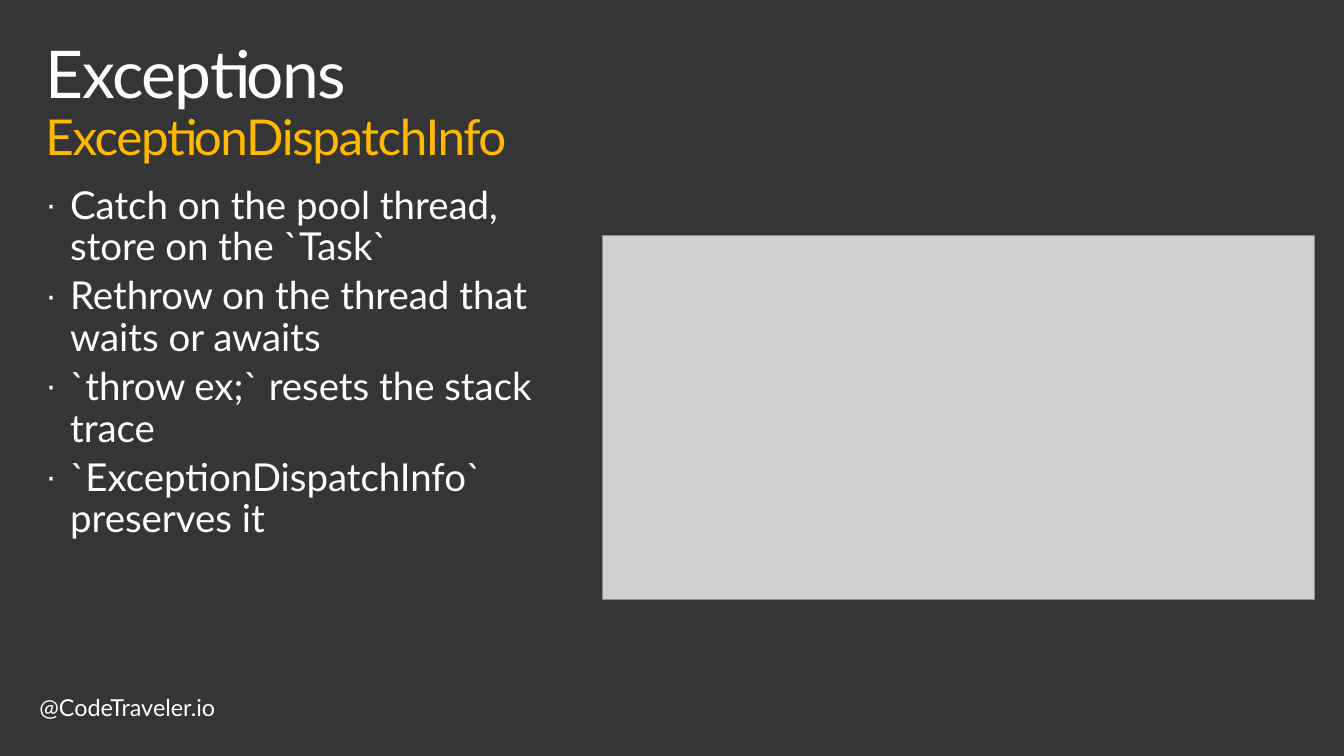
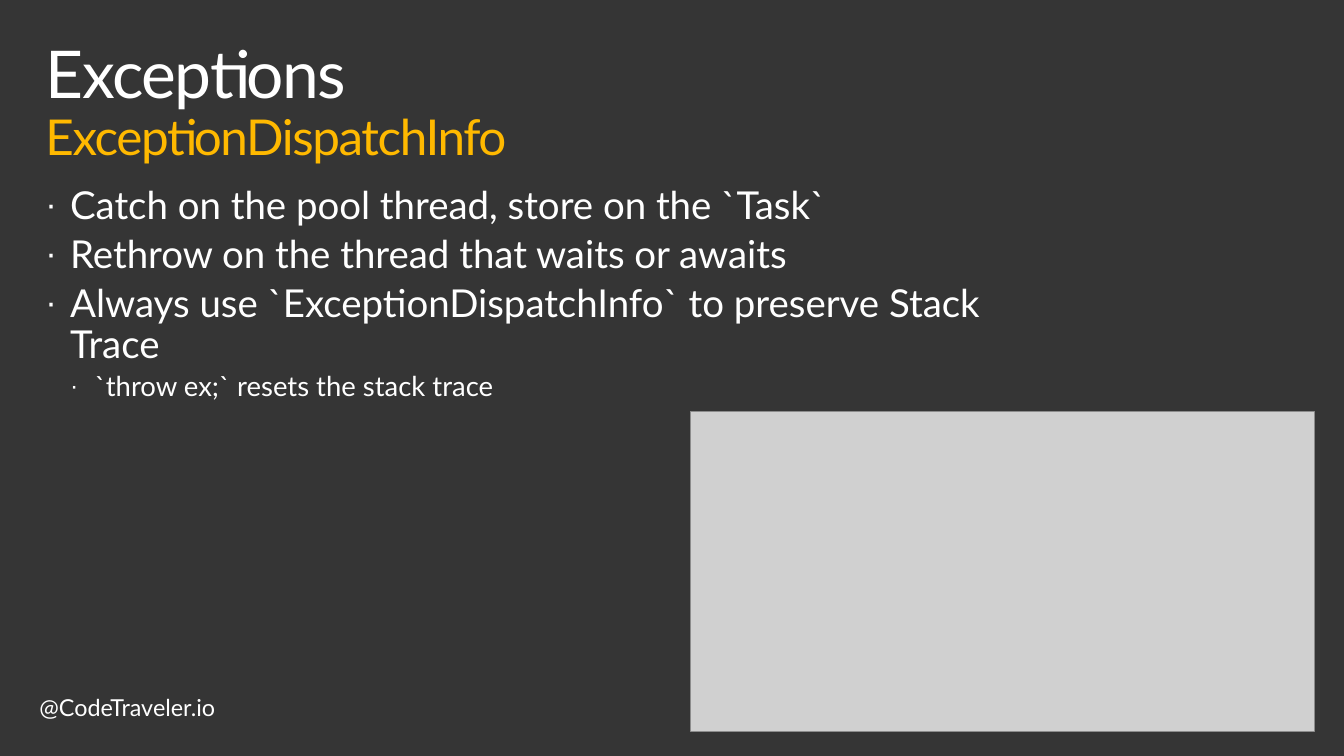
Before and after one commit to TheCodeTraveler/BecomeAnExpertWithAsyncAwait, a slide deck: slide 9 of 4. Creating Custom Implementation of Task/CreatingTaskFromScratch.pptx. Drawn at 1344x756 pixels with LibreOffice and Linux fonts; fonts in the diff are those of the drawing; grey boxes stand for pictures; background and template pictures are left out. Boxes give left, top, right and bottom in pixels: in the first picture for what was removed or moved away, otherwise in the second. Text is boxed around its words. In the diff, an @@ line names an element or a change of style, - is before the commit and + after.

```diff
--- a/4. Creating Custom Implementation of Task/CreatingTaskFromScratch.pptx
+++ b/4. Creating Custom Implementation of Task/CreatingTaskFromScratch.pptx
@@ text at box(70, 288, 980, 359): paragraph added @@
+· Always use `ExceptionDispatchInfo` to preserve Stack Trace
@@ text at box(95, 375, 493, 400): size 28 to 20 pt in "`throw ex;` resets the stack trace"; list level 1 to 2 in "`throw ex;` resets the stack ..." @@
@@ picture: place and size @@
-picture at box(603, 235, 1314, 600)
+picture at box(691, 412, 1314, 731)
@@ text at box(70, 462, 481, 539): paragraph removed @@
-· `ExceptionDispatchInfo` preserves it
```
Also in this commit, not shown: 4 other slides changed, 1 slide removed, 4 other files.
